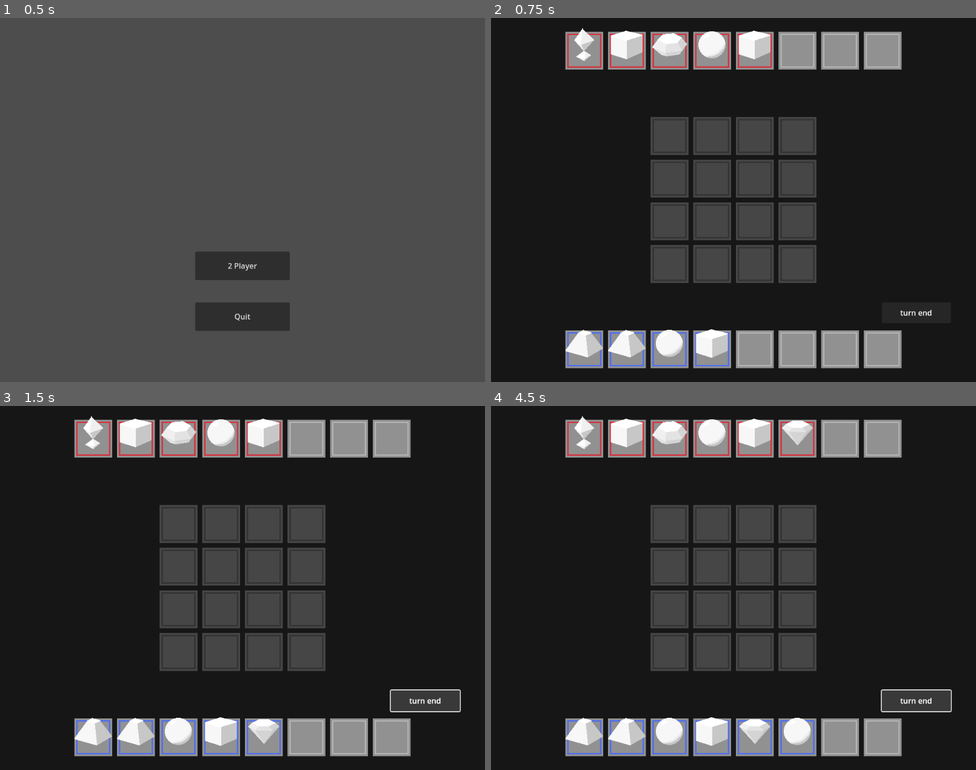
Above: before the commit, frames 1-4 (two rows, left to right).
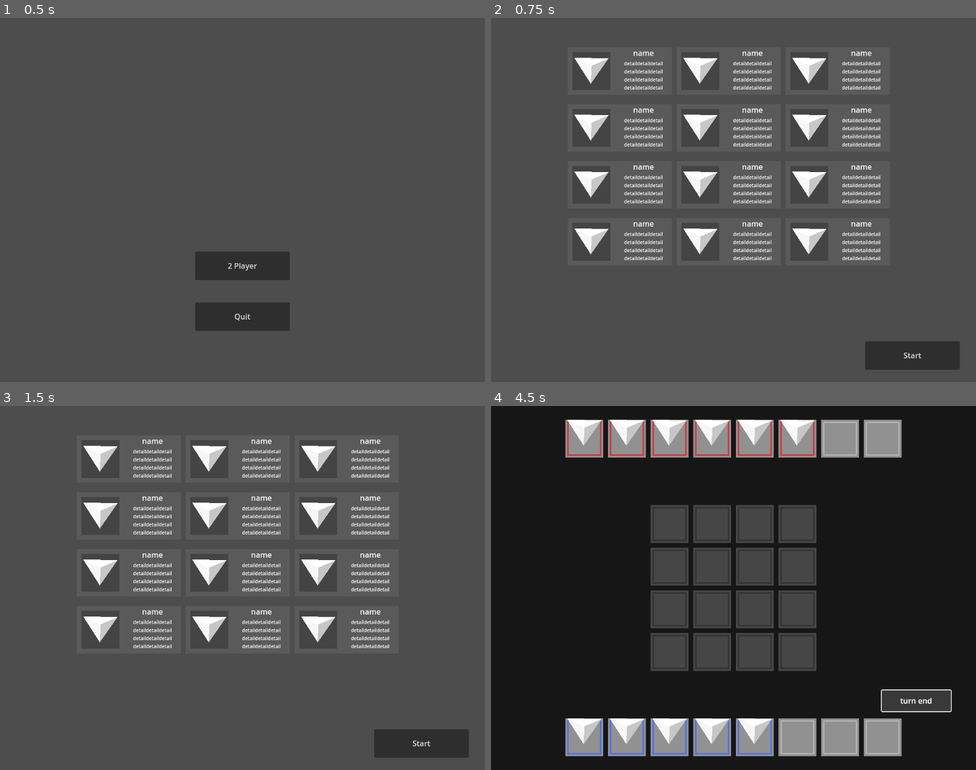
Above: after the commit, the same moments.

Repository: AaronCheng1996/AfternoonBrainstorming_godot
Game: Godot game, scene res://scenes/main.tscn
The game is run twice, just before and just after one commit, with the same random seed, the same clock (stepped at 60 frames per second) and the same inputs.
Inputs (mouse positions are in pixels of both pictures, inside the frame that each line leads up to):
- Up to frame 1 (0.5 s): no input
- Up to frame 2 (0.75 s): click "2 Player" at 0.5 s
- Up to frame 3 (1.5 s): click (426, 700) at 1.25 s, where only the run before the commit has a clickable "turn end"
- Up to frame 4 (4.5 s): click (912, 744) at 2 s, where only the run after the commit has a clickable "Start"; click "turn end" at 2.75 s; click (912, 744) at 3.5 s, where only the run after the commit has a clickable "Start"; click "turn end" at 4.25 s

Frame 1 is identical in both runs. In frame 2, 89% of the frame differs, in the area x 0-100%, y 0-100%; in frame 3, 88%; in frame 4, 3.0%.

Commit message:
新增功能
新增：
1. 新增outfit_component以為之後新增更多棋子做準備
2. 建立從deck build scene傳遞deck至match scene的通道
3. 送出至match scene前檢查deck是否為12張

Diff:
--- /dev/null
+++ b/scenes/component/outfit_component.tscn
@@ -0,0 +1,6 @@
+[gd_scene load_steps=2 format=3 uid="uid://bx028wy2lu25i"]
+
+[ext_resource type="Script" path="res://script/component/outfit_component.gd" id="1_1p3yx"]
+
+[node name="OutfitComponent" type="Node2D"]
+script = ExtResource("1_1p3yx")
--- a/scenes/deck_build.tscn
+++ b/scenes/deck_build.tscn
@@ -10,3 +10,25 @@
 grow_horizontal = 2
 grow_vertical = 2
 script = ExtResource("1_67xhq")
+
+[node name="btn_start" type="Button" parent="."]
+layout_mode = 0
+offset_left = 790.0
+offset_top = 682.0
+offset_right = 990.0
+offset_bottom = 742.0
+text = "Start"
+
+[node name="Cards" type="GridContainer" parent="."]
+layout_mode = 1
+anchors_preset = 5
+anchor_left = 0.5
+anchor_right = 0.5
+offset_left = -350.0
+offset_top = 62.0
+offset_right = 350.0
+offset_bottom = 562.0
+grow_horizontal = 2
+columns = 3
+
+[connection signal="pressed" from="btn_start" to="." method="_on_start_button_pressed"]
--- a/scenes/main.tscn
+++ b/scenes/main.tscn
@@ -16,10 +16,10 @@
 	get_tree().quit()
 
 func _on_btn_pvp_pressed() -> void:
-	get_tree().change_scene_to_file(\"res://scenes/match.tscn\")
+	get_tree().change_scene_to_file(\"res://scenes/deck_build.tscn\")
 
 func _on_btn_cpu_pressed() -> void:
-	get_tree().change_scene_to_file(\"res://scenes/match.tscn\")
+	get_tree().change_scene_to_file(\"res://scenes/deck_build.tscn\")
 "
 
 [node name="Main" type="Node2D"]
--- a/scenes/match.tscn
+++ b/scenes/match.tscn
@@ -77,7 +77,7 @@
 
 [node name="Player2" type="Node2D" parent="Board/Pieces"]
 
-[node name="TurnEndButton" type="Button" parent="."]
+[node name="btn_turn_end" type="Button" parent="."]
 material = SubResource("CanvasItemMaterial_o21ag")
 layout_mode = 0
 offset_left = 825.0
@@ -87,4 +87,4 @@
 text = "turn end"
 
 [connection signal="gui_input" from="Board" to="Board/TileMap" method="_on_board_gui_input"]
-[connection signal="pressed" from="TurnEndButton" to="." method="_on_turn_end_button_pressed"]
+[connection signal="pressed" from="btn_turn_end" to="." method="_on_turn_end_button_pressed"]
--- a/scenes/piece.tscn
+++ b/scenes/piece.tscn
@@ -1,68 +1,32 @@
-[gd_scene load_steps=11 format=3 uid="uid://cyoqy6p4tv88c"]
+[gd_scene load_steps=7 format=3 uid="uid://cyoqy6p4tv88c"]
 
 [ext_resource type="Script" path="res://script/piece.gd" id="1_x0sth"]
-[ext_resource type="Texture2D" uid="uid://cnitia133lmjr" path="res://img/piece/standerd/white_tri.png" id="2_dad0u"]
-[ext_resource type="Shader" uid="uid://dqmkig0jg4ph6" path="res://shader/selected_flash.tres" id="2_t10jp"]
+[ext_resource type="PackedScene" uid="uid://bx028wy2lu25i" path="res://scenes/component/outfit_component.tscn" id="4_3st2d"]
 [ext_resource type="PackedScene" uid="uid://tahtsvfotixd" path="res://scenes/component/health_component.tscn" id="4_o5vgb"]
+[ext_resource type="Texture2D" uid="uid://cnitia133lmjr" path="res://img/piece/3D/white_tri.png" id="5_67nvu"]
+[ext_resource type="Texture2D" uid="uid://cocejlgthjmgv" path="res://img/piece/player/red_filter.png" id="5_602r7"]
 [ext_resource type="PackedScene" uid="uid://4gn77audskrs" path="res://scenes/component/attack_component.tscn" id="5_rl023"]
-
-[sub_resource type="ShaderMaterial" id="ShaderMaterial_4i8jm"]
-resource_local_to_scene = true
-shader = ExtResource("2_t10jp")
-shader_parameter/enable = false
-shader_parameter/tint = Color(0.929412, 0.807843, 0.278431, 0.564706)
-
-[sub_resource type="Animation" id="Animation_nt3qk"]
-length = 0.001
-tracks/0/type = "value"
-tracks/0/imported = false
-tracks/0/enabled = true
-tracks/0/path = NodePath("Icon:material:shader_parameter/enable")
-tracks/0/interp = 1
-tracks/0/loop_wrap = true
-tracks/0/keys = {
-"times": PackedFloat32Array(0),
-"transitions": PackedFloat32Array(1),
-"update": 1,
-"values": [false]
-}
-
-[sub_resource type="Animation" id="Animation_27a3y"]
-resource_name = "damaged"
-
-[sub_resource type="Animation" id="Animation_sab8m"]
-resource_name = "select"
-length = 0.5
-loop_mode = 1
-tracks/0/type = "value"
-tracks/0/imported = false
-tracks/0/enabled = true
-tracks/0/path = NodePath("Icon:material:shader_parameter/enable")
-tracks/0/interp = 1
-tracks/0/loop_wrap = false
-tracks/0/keys = {
-"times": PackedFloat32Array(0, 0.266667),
-"transitions": PackedFloat32Array(0.450625, 2.92817),
-"update": 1,
-"values": [false, true]
-}
-
-[sub_resource type="AnimationLibrary" id="AnimationLibrary_xt36v"]
-_data = {
-"RESET": SubResource("Animation_nt3qk"),
-"damaged": SubResource("Animation_27a3y"),
-"select": SubResource("Animation_sab8m")
-}
 
 [node name="Piece" type="Node2D"]
 script = ExtResource("1_x0sth")
 
+[node name="HealthComponent" parent="." instance=ExtResource("4_o5vgb")]
+
+[node name="AttackComponent" parent="." instance=ExtResource("5_rl023")]
+
+[node name="OutfitComponent" parent="." node_paths=PackedStringArray("texture_rect", "player_effect", "control_panel", "move_button", "attack_button") instance=ExtResource("4_3st2d")]
+texture_rect = NodePath("../Icon")
+player_effect = NodePath("../PlayerEffect")
+control_panel = NodePath("../ControlPanel")
+move_button = NodePath("../ControlPanel/MoveButton")
+attack_button = NodePath("../ControlPanel/AttackButton")
+
 [node name="PlayerEffect" type="TextureRect" parent="."]
 offset_right = 80.0
 offset_bottom = 80.0
+texture = ExtResource("5_602r7")
 
 [node name="Icon" type="TextureRect" parent="."]
-material = SubResource("ShaderMaterial_4i8jm")
 anchors_preset = 8
 anchor_left = 0.5
 anchor_top = 0.5
@@ -74,44 +38,26 @@
 offset_bottom = 88.0
 grow_horizontal = 2
 grow_vertical = 2
-texture = ExtResource("2_dad0u")
-
-[node name="HealthComponent" parent="." instance=ExtResource("4_o5vgb")]
-
-[node name="AttackComponent" parent="." instance=ExtResource("5_rl023")]
-
-[node name="SelectAnimationPlayer" type="AnimationPlayer" parent="."]
-libraries = {
-"": SubResource("AnimationLibrary_xt36v")
-}
+texture = ExtResource("5_67nvu")
 
 [node name="ControlPanel" type="Control" parent="."]
-visible = false
 z_index = 1
 layout_mode = 3
 anchors_preset = 0
-offset_left = 80.0
-offset_right = 120.0
+offset_right = 40.0
 offset_bottom = 40.0
 
 [node name="MoveButton" type="Button" parent="ControlPanel"]
 layout_mode = 0
-offset_left = -80.0
 offset_top = 1.0
-offset_right = -40.0
+offset_right = 40.0
 offset_bottom = 32.0
 text = "移動"
 
 [node name="AttackButton" type="Button" parent="ControlPanel"]
 layout_mode = 0
-offset_left = -40.0
+offset_left = 40.0
 offset_top = 1.0
+offset_right = 80.0
 offset_bottom = 32.0
 text = "攻擊"
-
-[connection signal="gui_input" from="Icon" to="." method="_on_icon_gui_input"]
-[connection signal="mouse_entered" from="Icon" to="." method="_on_icon_mouse_entered"]
-[connection signal="mouse_exited" from="Icon" to="." method="_on_icon_mouse_exited"]
-[connection signal="mouse_entered" from="ControlPanel/AttackButton" to="." method="_on_attack_button_mouse_entered"]
-[connection signal="mouse_exited" from="ControlPanel/AttackButton" to="." method="_on_attack_button_mouse_exited"]
-[connection signal="pressed" from="ControlPanel/AttackButton" to="." method="_on_attack_button_pressed"]
--- /dev/null
+++ b/scenes/piece_card.tscn
@@ -0,0 +1,63 @@
+[gd_scene load_steps=5 format=3 uid="uid://djv2e5y60nvgn"]
+
+[ext_resource type="Shader" uid="uid://dqmkig0jg4ph6" path="res://shader/selected_flash.tres" id="1_ps36h"]
+[ext_resource type="Script" path="res://script/piece_card.gd" id="1_s7vqg"]
+[ext_resource type="Texture2D" uid="uid://cnitia133lmjr" path="res://img/piece/standerd/white_tri.png" id="2_fu1p0"]
+
+[sub_resource type="ShaderMaterial" id="ShaderMaterial_b1fhc"]
+resource_local_to_scene = true
+shader = ExtResource("1_ps36h")
+shader_parameter/enable = false
+shader_parameter/tint = Color(0.929412, 0.807843, 0.278431, 0.564706)
+
+[node name="piece_card" type="Node2D"]
+script = ExtResource("1_s7vqg")
+
+[node name="Background" type="ColorRect" parent="."]
+custom_minimum_size = Vector2(220, 100)
+offset_right = 40.0
+offset_bottom = 40.0
+color = Color(0.355314, 0.355314, 0.355314, 1)
+
+[node name="bg_icon" type="ColorRect" parent="Background"]
+layout_mode = 0
+offset_left = 10.0
+offset_top = 10.0
+offset_right = 90.0
+offset_bottom = 90.0
+color = Color(0.266575, 0.266575, 0.266575, 1)
+
+[node name="Icon" type="TextureRect" parent="Background"]
+material = SubResource("ShaderMaterial_b1fhc")
+layout_mode = 1
+anchors_preset = 4
+anchor_top = 0.5
+anchor_bottom = 0.5
+offset_left = 2.0
+offset_top = -48.0
+offset_right = 98.0
+offset_bottom = 48.0
+grow_vertical = 2
+texture = ExtResource("2_fu1p0")
+
+[node name="lbl_name" type="Label" parent="Background"]
+layout_mode = 0
+offset_left = 100.0
+offset_right = 220.0
+offset_bottom = 23.0
+text = "name"
+horizontal_alignment = 1
+
+[node name="lbl_describe" type="Label" parent="Background"]
+layout_mode = 0
+offset_left = 100.0
+offset_top = 20.0
+offset_right = 220.0
+offset_bottom = 100.0
+theme_override_font_sizes/font_size = 10
+text = "detaildetaildetail
+detaildetaildetail
+detaildetaildetail
+detaildetaildetail"
+horizontal_alignment = 1
+vertical_alignment = 1
--- a/script/component/health_component.gd
+++ b/script/component/health_component.gd
@@ -5,18 +5,24 @@
 signal damaged()
 
 #生命
-@export var MAX_HEALTH := 10
+@export var MAX_HEALTH : int = 10
 var health : int
 #護盾
-@export var MAX_SHIELD := 0
+@export var DEAFULT_SHIELD : int = 0
 var shield : int
 
 func _ready() -> void:
 	health = MAX_HEALTH
-	shield = MAX_SHIELD
+	shield = DEAFULT_SHIELD
+
+#補血
+func heal(heal: int) -> void:
+	health += heal
+	if health > MAX_HEALTH:
+		health = MAX_HEALTH
 
 #承受傷害
-func take_damaged(attack: int):
+func take_damaged(attack: int) -> bool:
 	emit_signal("damaged")
 	#盾先承受，生命再承受
 	if shield >= attack:
@@ -27,3 +33,5 @@
 	#若生命降為0，則死亡
 	if health <= 0:
 		emit_signal("death")
+		return true
+	return false
--- /dev/null
+++ b/script/component/outfit_component.gd
@@ -0,0 +1,65 @@
+extends Node2D
+class_name OutfitComponent
+
+signal piece_selected(piece)
+signal piece_attack(piece)
+signal mouse_in_attack(piece)
+signal mouse_out_attack(piece)
+signal mouse_in_icon(piece)
+signal mouse_out_icon(piece)
+
+@export var texture_rect : TextureRect = null
+@export var player_effect : TextureRect = null
+@export var control_panel : Control = null
+@export var move_button : Button = null
+@export var attack_button : Button = null
+@export var icon_offset : Vector2 = Vector2(0, 0)
+@export var effect_offset : Vector2 = Vector2(0, 12)
+
+func _ready() -> void:
+	#非選定狀態時隱藏
+	control_panel.visible = false
+	#連接圖示
+	texture_rect.global_position += icon_offset
+	texture_rect.gui_input.connect(_on_icon_gui_input)
+	texture_rect.mouse_entered.connect(_on_icon_mouse_entered)
+	texture_rect.mouse_exited.connect(_on_icon_mouse_exited)
+	#連接攻擊鍵
+	attack_button.pressed.connect(_on_attack_button_pressed)
+	attack_button.mouse_entered.connect(_on_attack_button_mouse_entered)
+	attack_button.mouse_exited.connect(_on_attack_button_mouse_exited)
+
+#套用玩家特效
+func set_player_effect(player: int) -> void:
+	player_effect.position += effect_offset
+	if player == 0:
+		player_effect.texture = load("res://img/piece/player/red_filter.png")
+	else:
+		player_effect.texture = load("res://img/piece/player/blue_filter.png")
+
+#被選取時
+func select(is_selected: bool, is_on_board: bool) -> void:
+	#選取動畫
+	if is_on_board:
+		control_panel.visible = is_selected
+
+#圖示互動
+func _on_icon_gui_input(event: InputEvent) -> void:
+	if event.is_action_pressed("mouse_left"):
+		emit_signal("piece_selected", get_parent())
+
+func _on_icon_mouse_entered() -> void:
+	emit_signal("mouse_in_icon", get_parent())
+
+func _on_icon_mouse_exited() -> void:
+	emit_signal("mouse_out_icon", get_parent())
+
+#攻擊鍵互動
+func _on_attack_button_pressed() -> void:
+	emit_signal("piece_attack", get_parent())
+
+func _on_attack_button_mouse_entered() -> void:
+	emit_signal("mouse_in_attack", get_parent())
+
+func _on_attack_button_mouse_exited() -> void:
+	emit_signal("mouse_out_attack", get_parent())
--- a/script/component/tilemap_component.gd
+++ b/script/component/tilemap_component.gd
@@ -6,6 +6,7 @@
 var dic = {}
 var mouse_on_button = false
 var piece_select = null
+
 
 func _ready() -> void:
 	#生成棋盤
@@ -20,12 +21,14 @@
 		dic[str(Vector2(x, 7))] = { "type": "hand" }
 		set_cell(0, Vector2(x, 7), 1, Vector2i(0, 0), 0)
 
+
 func _process(delta: float) -> void:
 	reset(2)
 	if piece_select:
 		set_cell(2, piece_select.location, 1, Vector2i(0, 0), 0)
 		var tile = local_to_map(get_local_mouse_position())
-		if dic.has(str(tile)) and not tile == piece_select.location:
+		#有選定棋子，且目的為可移動範圍
+		if dic.has(str(tile)) and not tile == piece_select.location and (tile.y == piece_select.player * 7 or (tile.y != 0 and tile.y != 7)):
 			set_cell(2, tile, 2, Vector2i(0, 0), 0)
 
 #顯示攻擊對象
--- a/script/deck_build.gd
+++ b/script/deck_build.gd
@@ -1,11 +1,58 @@
 extends Control
 
+@onready var piece_scene = preload("res://scenes/piece.tscn")
+@onready var card_scene = preload("res://scenes/piece_card.tscn")
+@onready var card_grid = $Cards
+@onready var btn_start = $btn_start
+
+var deck_size = 12
+var deck := []
+
+var offset = Vector2(0, 0)
+
+var piece_type = [
+	DataHandler.PieceNames.WHITE_ASS,
+	DataHandler.PieceNames.WHITE_CUBE,
+	DataHandler.PieceNames.WHITE_DIAMOND,
+	DataHandler.PieceNames.WHITE_DLOZ,
+	DataHandler.PieceNames.WHITE_HEX,
+	DataHandler.PieceNames.WHITE_SPHERE,
+	DataHandler.PieceNames.WHITE_TRAP,
+	DataHandler.PieceNames.WHITE_TRI
+]
 
 # Called when the node enters the scene tree for the first time.
 func _ready() -> void:
-	pass # Replace with function body.
+	btn_start.disabled = true
+	#建立牌組
+	for i in range(2):
+		deck.append([])
+		#測試用
+		create_test_deck(i)
 
+	for i in range(12):
+		var new_card = card_scene.instantiate()
+		new_card.global_position = Vector2((i % 3) * 230, (i / 3) * 120) + offset
+		card_grid.add_child(new_card)
 
 # Called every frame. 'delta' is the elapsed time since the previous frame.
 func _process(delta: float) -> void:
-	pass
+	if deck.size() == 2:
+		if deck[0].size() == deck_size and deck[1].size() == deck_size:
+			btn_start.disabled = false
+
+func _on_start_button_pressed() -> void:
+	var match_scene = preload("res://scenes/match.tscn").instantiate()
+	match_scene.set_deck(deck)
+	get_tree().root.add_child(match_scene)
+
+
+func create_test_deck(player : int) -> void:
+	for i in range(deck_size):
+		var random_index = randi() % piece_type.size()
+		var type = piece_type[random_index]
+
+		var new_piece = piece_scene.instantiate()
+		new_piece.player = player
+
+		deck[player].append(new_piece)
--- a/script/match.gd
+++ b/script/match.gd
@@ -37,9 +37,9 @@
 		hand_piece_array[player].fill(0)
 
 		#測試用 牌庫陣列
-		create_test_deck(player)
-
-		for j in range(starter_hand_count):
+		#create_test_deck(player)
+
+		for i in range(starter_hand_count):
 			draw_piece(player)
 
 	tilemap.tile_selected.connect(_on_tile_clicked)
@@ -50,6 +50,9 @@
 	pass
 
 #region 流程
+
+func set_deck(new_deck: Array) -> void:
+	deck = new_deck
 
 #回合開始
 func start_turn(player) -> void:
@@ -69,6 +72,8 @@
 func draw_piece(player) -> void:
 	if hand_piece_array[player].count(0) <= 0: #手上沒有空間
 		return
+	if deck.size() == 0:
+		return
 	if deck[player].size() == 0: #空牌庫
 		return
 
@@ -78,15 +83,17 @@
 	else:
 		p2_pieces.add_child(piece)
 	var empty = hand_piece_array[player].find(0)
-	piece.load_icon()
+	piece.outfit_component.set_player_effect(player)
 	piece.global_position = tilemap.map_to_local(Vector2(empty, player * 7)) + icon_offset
 	piece.location = Vector2(empty, player * 7)
 	hand_piece_array[player][empty] = piece
 	#連結
-	piece.piece_selected.connect(_on_piece_selected)
-	piece.piece_attack.connect(_on_piece_attack)
-	piece.mouse_on_attack.connect(_on_mouse_on_attack)
-	piece.mouse_out_attack.connect(_on_mouse_out_attack)
+	piece.outfit_component.piece_selected.connect(_on_piece_selected)
+	piece.outfit_component.piece_attack.connect(_on_piece_attack)
+	piece.outfit_component.mouse_in_icon.connect(_on_mouse_in_icon)
+	piece.outfit_component.mouse_out_icon.connect(_on_mouse_out_icon)
+	piece.outfit_component.mouse_in_attack.connect(_on_mouse_in_attack)
+	piece.outfit_component.mouse_out_attack.connect(_on_mouse_out_attack)
 	piece.piece_death.connect(_on_piece_death)
 
 #計分
@@ -129,17 +136,25 @@
 	if piece_selected.location == location:
 		return
 
-	if not piece_selected.is_on_board():
+	if not is_on_board(piece_selected.location):
 		if is_on_board(location):
 			move_piece_to_board(piece_selected, location)
 		else:
 			move_piece_in_hand(piece_selected, location)
-		piece_selected.select(false)
+		piece_selected.outfit_component.select(false, is_on_board(piece_selected.location))
 		piece_selected = null
 		tilemap.piece_select = null
 
 #滑鼠在攻擊鍵上
-func _on_mouse_on_attack(piece):
+func _on_mouse_in_icon(piece):
+	pass
+
+#滑鼠離開攻擊鍵上
+func _on_mouse_out_icon(piece):
+	pass
+
+#滑鼠在攻擊鍵上
+func _on_mouse_in_attack(piece):
 	var target := []
 	if piece.player == 0:
 		target = p2_pieces.get_children()
@@ -164,16 +179,16 @@
 func select_piece(piece):
 	if piece != null: #選定
 		if piece_selected != null: #若原本有其他選定的目標，清除選定特效
-			piece_selected.select(false)
+			piece_selected.outfit_component.select(false, is_on_board(piece_selected.location))
 			tilemap.piece_select = null
 		#選定目標，並為格子加上選定特效
 		piece_selected = piece
-		piece_selected.select(true)
+		piece_selected.outfit_component.select(true, is_on_board(piece_selected.location))
 		tilemap.piece_select = piece
 	else: #取消選定
 		if piece_selected == null:
 			return
-		piece_selected.select(false)
+		piece_selected.outfit_component.select(false, is_on_board(piece_selected.location))
 		piece_selected = null
 		tilemap.piece_select = null
 
@@ -253,24 +268,4 @@
 #切換回合
 func _on_turn_end_button_pressed() -> void:
 	end_turn()
-
-#生成測試用牌堆
-func create_test_deck(player : int) -> void:
-	deck.append([])
-	for i in range(deck_size):
-		var random_index = randi() % piece_type.size()
-		var type = piece_type[random_index]
-
-		var new_piece = piece_scene.instantiate()
-		new_piece.player = player
-		new_piece.type = type
-
-		new_piece.piece_selected.connect(_on_piece_selected)
-		new_piece.piece_attack.connect(_on_piece_attack)
-		new_piece.mouse_on_attack.connect(_on_mouse_on_attack)
-		new_piece.mouse_out_attack.connect(_on_mouse_out_attack)
-		new_piece.piece_death.connect(_on_piece_death)
-
-		deck[player].append(new_piece)
-
-#endregion
+#endregion
--- a/script/piece.gd
+++ b/script/piece.gd
@@ -1,64 +1,17 @@
 extends Node2D
 
-signal piece_selected(piece)
-signal piece_attack(piece)
 signal piece_death(piece)
-signal mouse_on_attack(piece)
-signal mouse_out_attack(piece)
-@onready var icon_path = $Icon
-@onready var player_effect = $PlayerEffect
-@onready var control_panel = $ControlPanel
+
 @onready var attack_component = $AttackComponent
 @onready var health_component = $HealthComponent
-@onready var location_component = $LocationComponent
-@onready var select_animation_player = $SelectAnimationPlayer
-#種類 玩家所屬
-var type : int
+@onready var outfit_component = $OutfitComponent
+
+var location : Vector2i
 var player : int
-#格子的位置與圖形差距
-var location : Vector2i
-var icon_offset := Vector2(0, -12)
 
-
-# Called when the node enters the scene tree for the first time.
 func _ready() -> void:
-	player_effect.position -= icon_offset
 	health_component.damaged.connect(_on_damaged)
 	health_component.death.connect(_on_death)
-
-# Called every frame. 'delta' is the elapsed time since the previous frame.
-func _process(delta: float) -> void:
-	pass
-
-#外觀
-func load_icon() -> void:
-	icon_path.texture = load(DataHandler.assets[type])
-	if player == 0:
-		player_effect.texture = load("res://img/piece/player/red_filter.png")
-	else:
-		player_effect.texture = load("res://img/piece/player/blue_filter.png")
-
-#被選取時
-func select(isSelected) -> void:
-	if isSelected:
-		select_animation_player.play("select")
-	else:
-		select_animation_player.stop()
-		icon_path.modulate = Color(1, 1, 1, 1)
-	if is_on_board():
-		control_panel.visible = isSelected
-
-#是否在棋盤上
-func is_on_board() -> bool:
-	if location.x >= 2 && location.x <= 5:
-		if location.y >= 2 && location.y < 5:
-			return true
-	return false
-
-#被滑鼠按下時
-func _on_icon_gui_input(event: InputEvent) -> void:
-	if event.is_action_pressed("mouse_left"):
-		emit_signal("piece_selected", self)
 
 #受到傷害時
 func _on_damaged() -> void:
@@ -69,13 +22,3 @@
 func _on_death() -> void:
 	#預留：死亡動畫
 	emit_signal("piece_death", self)
-
-#攻擊鍵
-func _on_attack_button_pressed() -> void:
-	emit_signal("piece_attack", self)
-
-func _on_attack_button_mouse_entered() -> void:
-	emit_signal("mouse_on_attack", self)
-
-func _on_attack_button_mouse_exited() -> void:
-	emit_signal("mouse_out_attack", self)
--- /dev/null
+++ b/script/piece_card.gd
@@ -0,0 +1,10 @@
+extends Node2D
+
+
+# Called when the node enters the scene tree for the first time.
+func _ready() -> void:
+	pass # Replace with function body.
+
+# Called every frame. 'delta' is the elapsed time since the previous frame.
+func _process(delta: float) -> void:
+	pass
